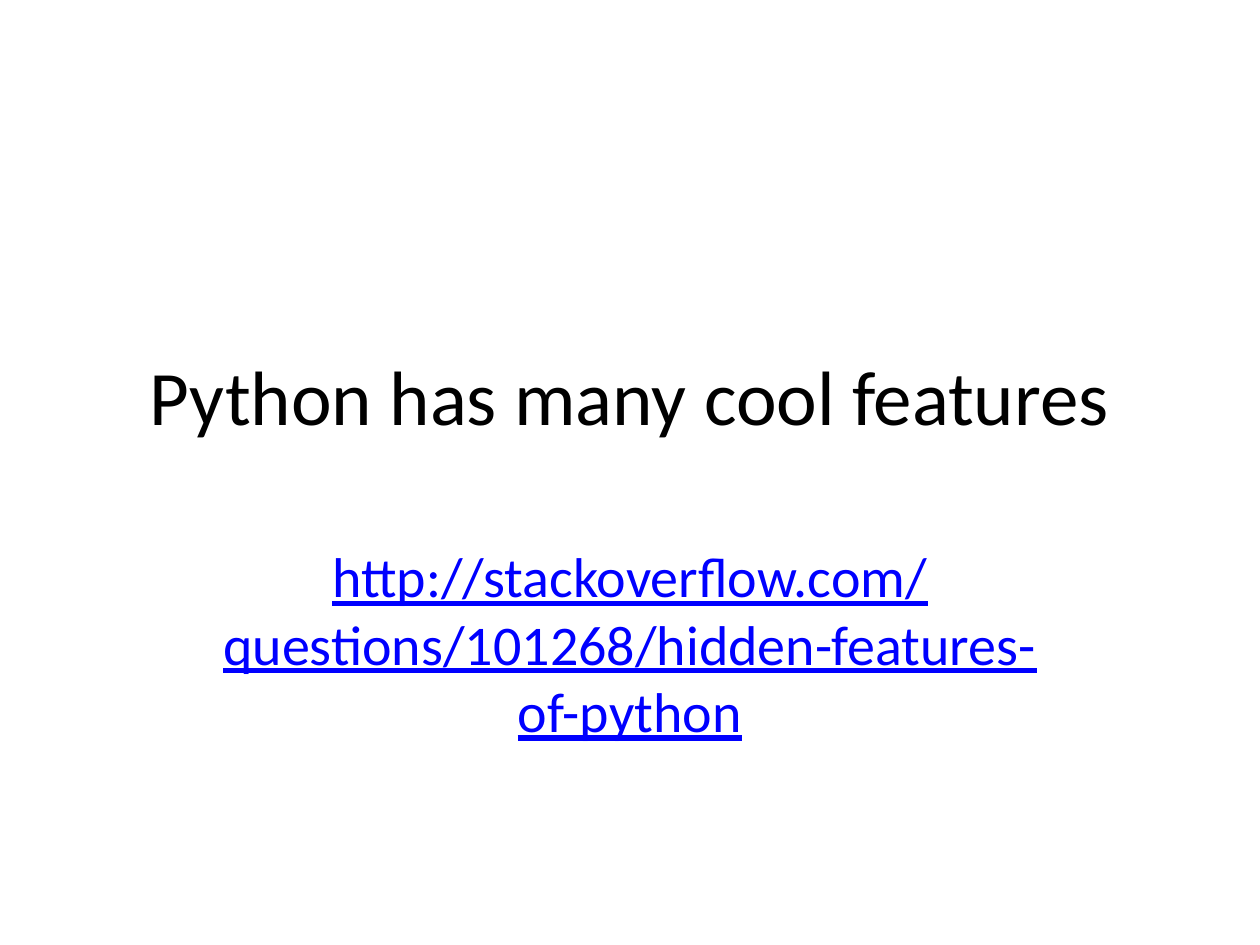
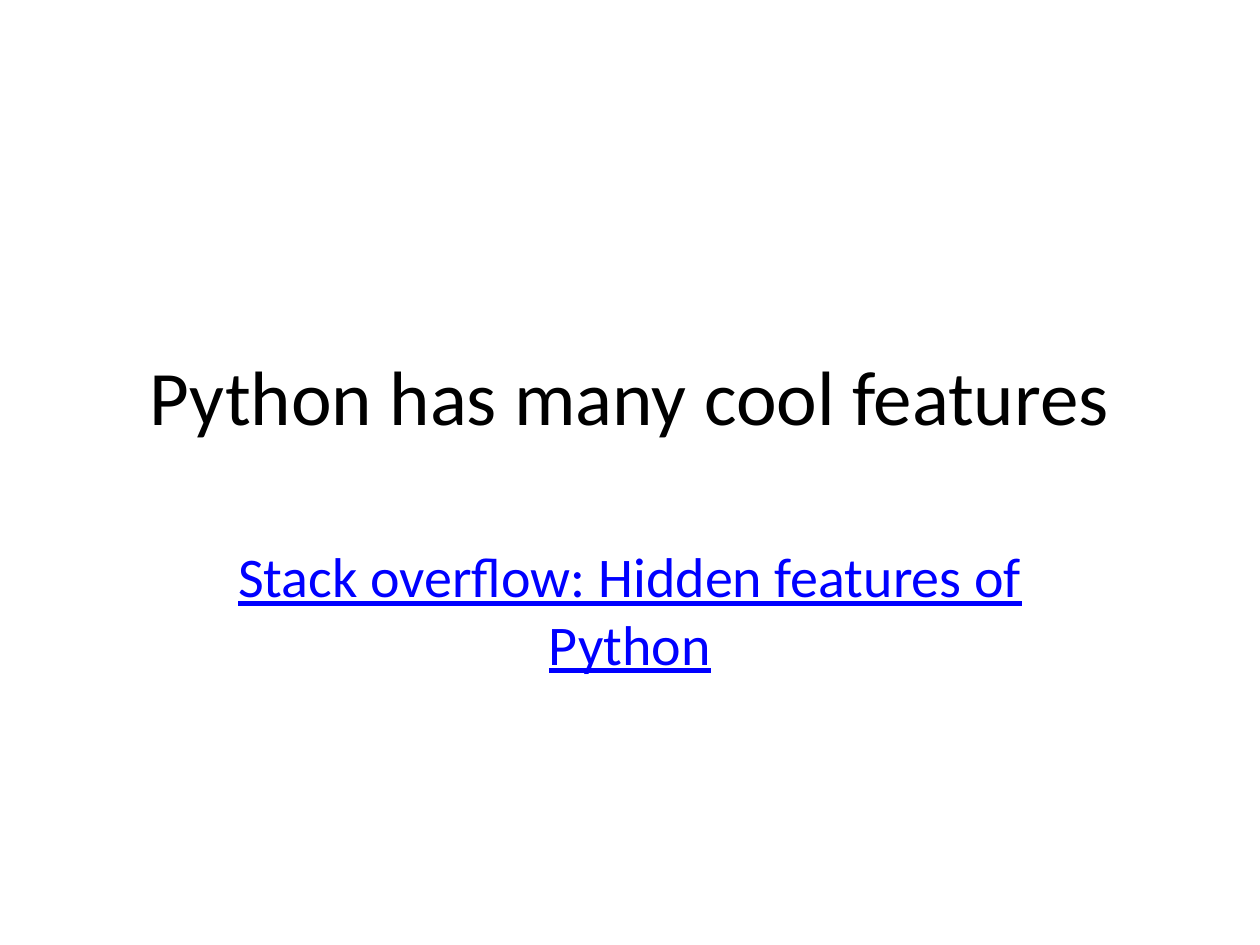
Before and after one commit to yoavram/Py4Eng, a slide deck: slide 27 of docs/Introduction to Python.pptx. Drawn at 1260x945 pixels with LibreOffice and Linux fonts; fonts in the diff are those of the drawing. Boxes give left, top, right and bottom in pixels: in the first picture for what was removed or moved away, otherwise in the second. Text is boxed around its words. In the diff, an @@ line names an element or a change of style, - is before the commit and + after.

```diff
--- a/docs/Introduction to Python.pptx
+++ b/docs/Introduction to Python.pptx
@@ subtitle at (238,558,1021,674): text changed @@
-http://stackoverflow.com/questions/101268/hidden-features-of-python
+Stack overflow: Hidden features of Python
```
Also in this commit, not shown: 15 other slides changed, 3 slides added, 2 slides removed.
